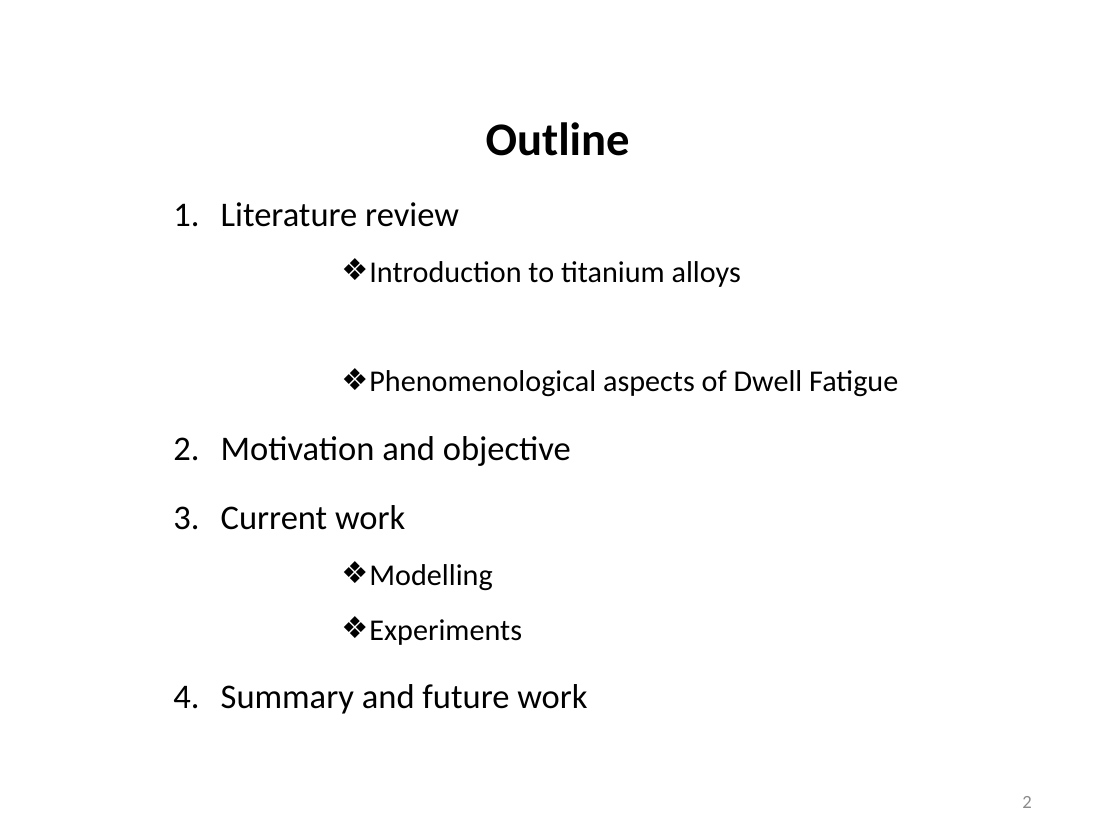
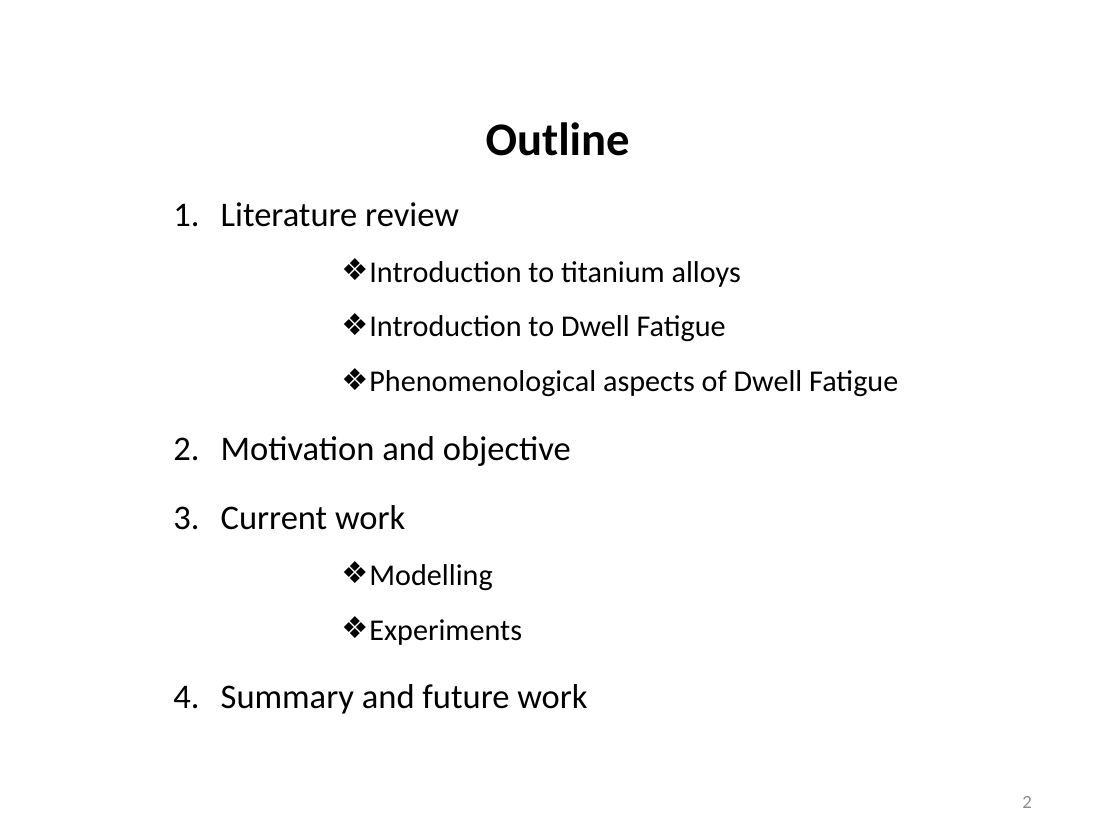
Before and after one commit to Sharanc25/Elements, a slide deck: slide 2 of Thesis/Comprehensive Exam/References/yazar.pptx. Drawn at 1120x840 pixels with LibreOffice and Linux fonts; fonts in the diff are those of the drawing. Boxes give left, top, right and bottom in pixels: in the first picture for what was removed or moved away, otherwise in the second. Text is boxed around its words. In the diff, an @@ line names an element or a change of style, - is before the commit and + after.

Commit message:
/ ‘Thesis/Comprehensive Exam/References/yazar.pptx’

```diff
--- a/Thesis/Comprehensive Exam/References/yazar.pptx
+++ b/Thesis/Comprehensive Exam/References/yazar.pptx
@@ text at [369,315,726,342]: paragraph added @@
+      ❖ Introduction to Dwell Fatigue
```
